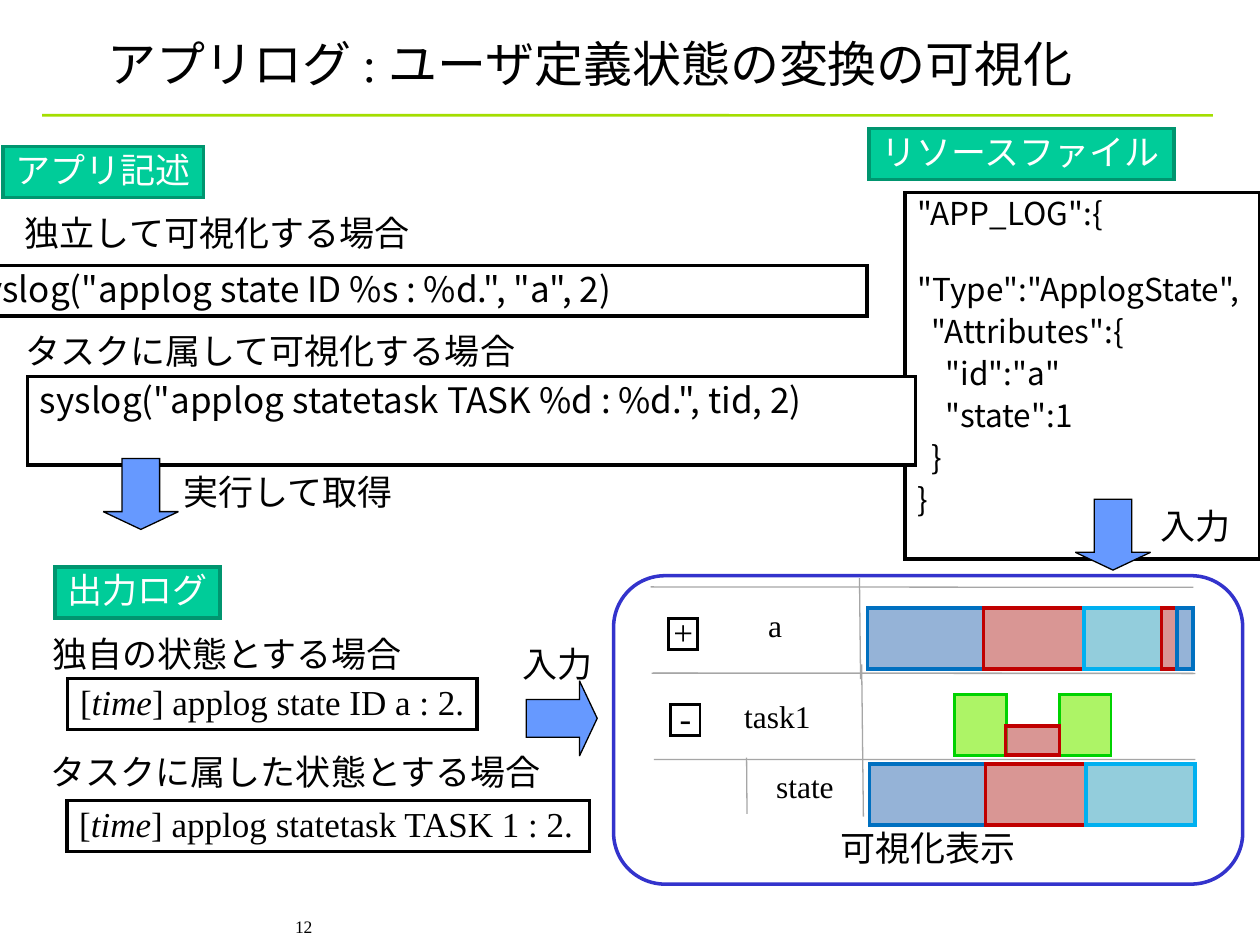
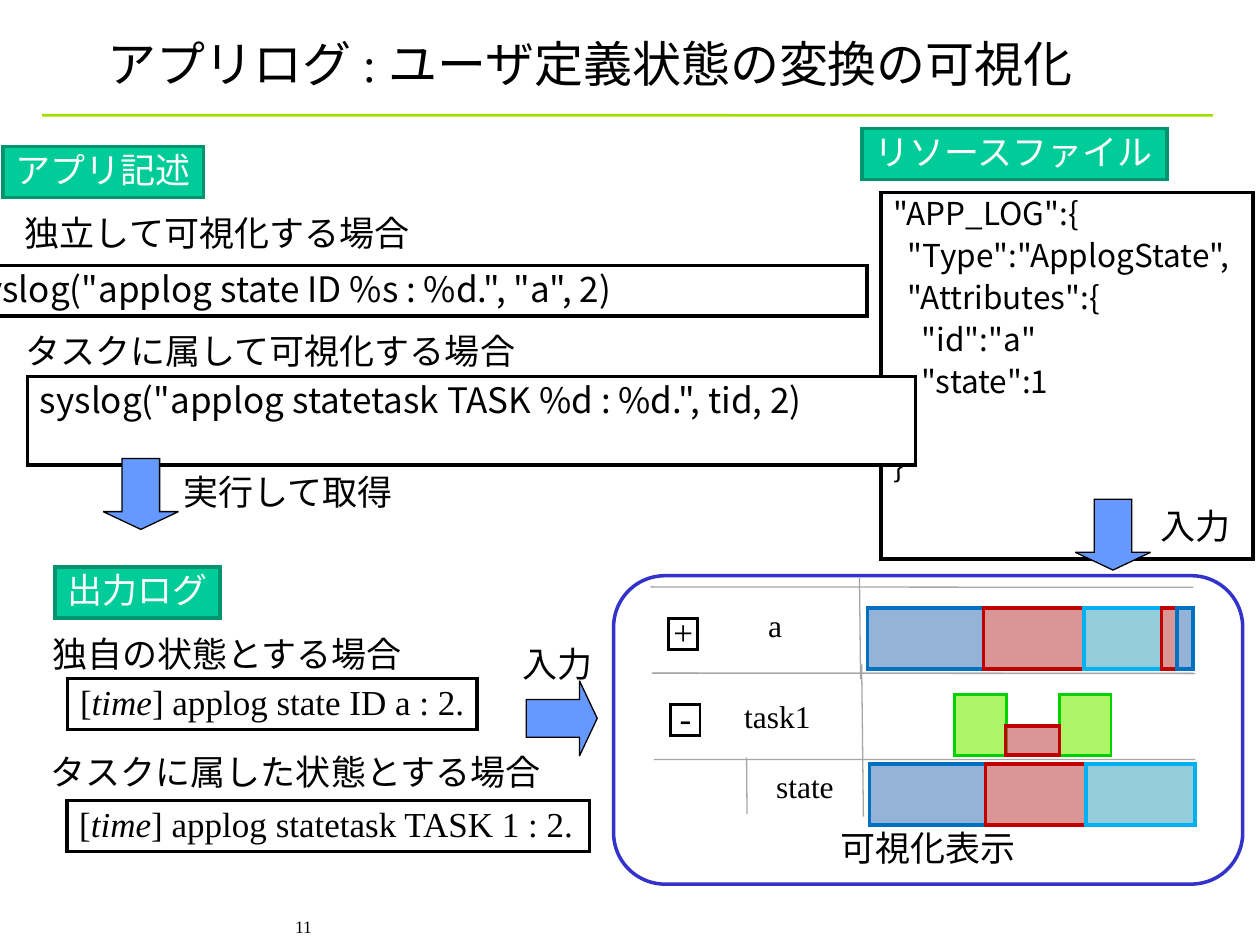
Before and after one commit to YixiaoLi/tlv4mc, a slide deck: slide 11 of doc/phase4/joho_koukankai/ojl-2nd-comm-yanagi.ppt (slide 12 before the commit). Drawn at 1260x945 pixels with LibreOffice and Linux fonts; fonts in the diff are those of the drawing; background and template pictures are left out. Boxes give left, top, right and bottom in pixels: in the first picture for what was removed or moved away, otherwise in the second. Text is boxed around its words. In the diff, an @@ line names an element or a change of style, - is before the commit and + after.

```diff
--- a/doc/phase4/joho_koukankai/ojl-2nd-comm-yanagi.ppt
+++ b/doc/phase4/joho_koukankai/ojl-2nd-comm-yanagi.ppt
@@ rectangle "リソースファイル": place and size @@
-rectangle "リソースファイル" at box(869, 129, 1174, 179)
+rectangle "リソースファイル" at box(862, 129, 1167, 179)
@@ rectangle ""APP_LOG":{": place and size @@
-rectangle ""APP_LOG":{" at box(905, 193, 1260, 559)
+rectangle ""APP_LOG":{" at box(881, 193, 1252, 559)
@@ page number at box(295, 921, 312, 933): text changed @@
-12
+11
```
Also in this commit, not shown: 1 other slide changed, 2 slides added, 3 slides removed, 1 other file.
